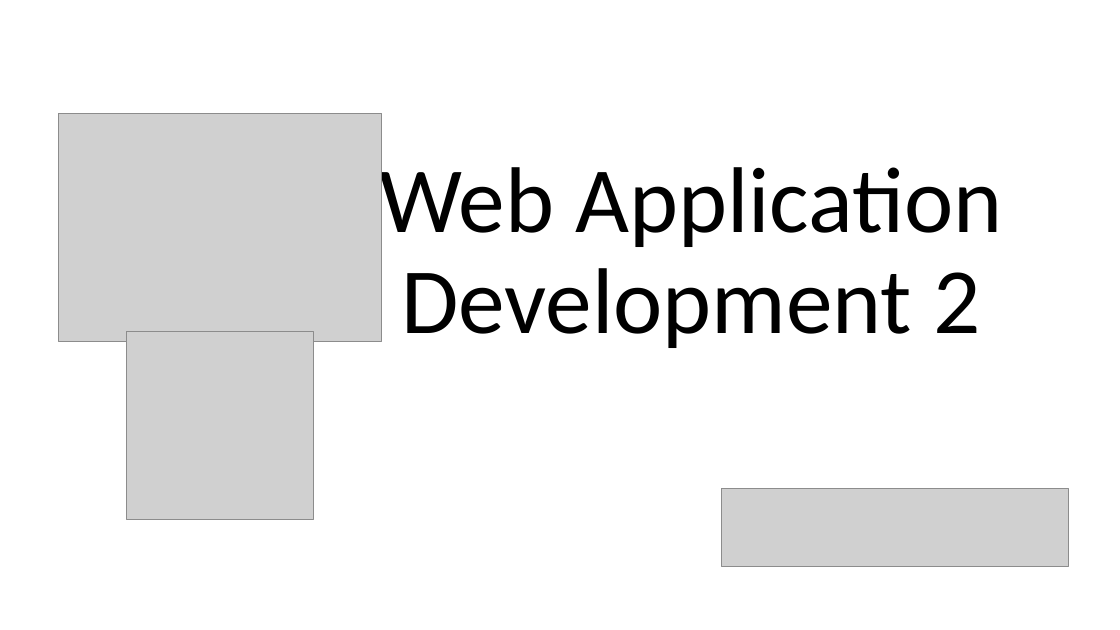
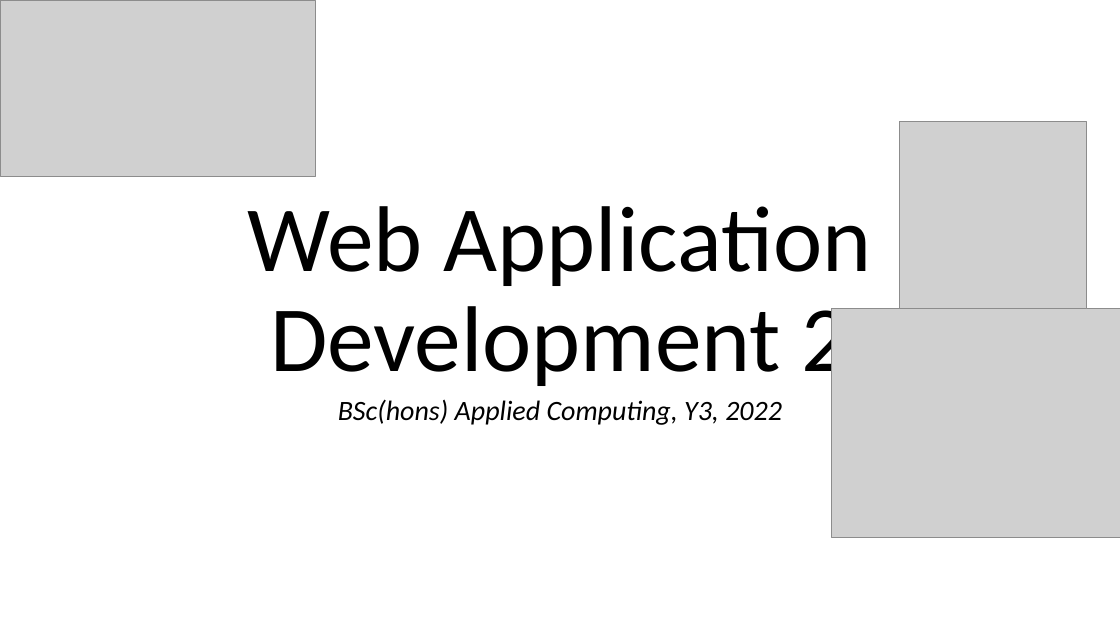
Before and after one commit to diarmuidoconnor/wad2, a slide deck: slide 1 of admin/splash/splash.pptx. Drawn at 1120x630 pixels with LibreOffice and Linux fonts; fonts in the diff are those of the drawing; grey boxes stand for pictures. Boxes give left, top, right and bottom in pixels: in the first picture for what was removed or moved away, otherwise in the second. Text is boxed around its words. In the diff, an @@ line names an element or a change of style, - is before the commit and + after.

```diff
--- a/admin/splash/splash.pptx
+++ b/admin/splash/splash.pptx
@@ picture added at <box>0,0,315,176</box> @@
@@ picture: place and size @@
-picture at <box>127,332,314,519</box>
+picture at <box>900,122,1087,309</box>
@@ title "Web Application Development 2" rewrapped from <box>379,154,1002,348</box> to <box>248,206,871,394</box> @@
@@ picture: place and size @@
-picture at <box>59,113,381,342</box>
+picture at <box>832,309,1120,538</box>
@@ subtitle added at <box>338,399,782,425</box>, 24 pt, text #000000, italic @@
+BSc(hons) Applied Computing, Y3, 2022
@@ picture removed at <box>722,488,1068,566</box> @@
```
Also in this commit, not shown: 8 other files.
